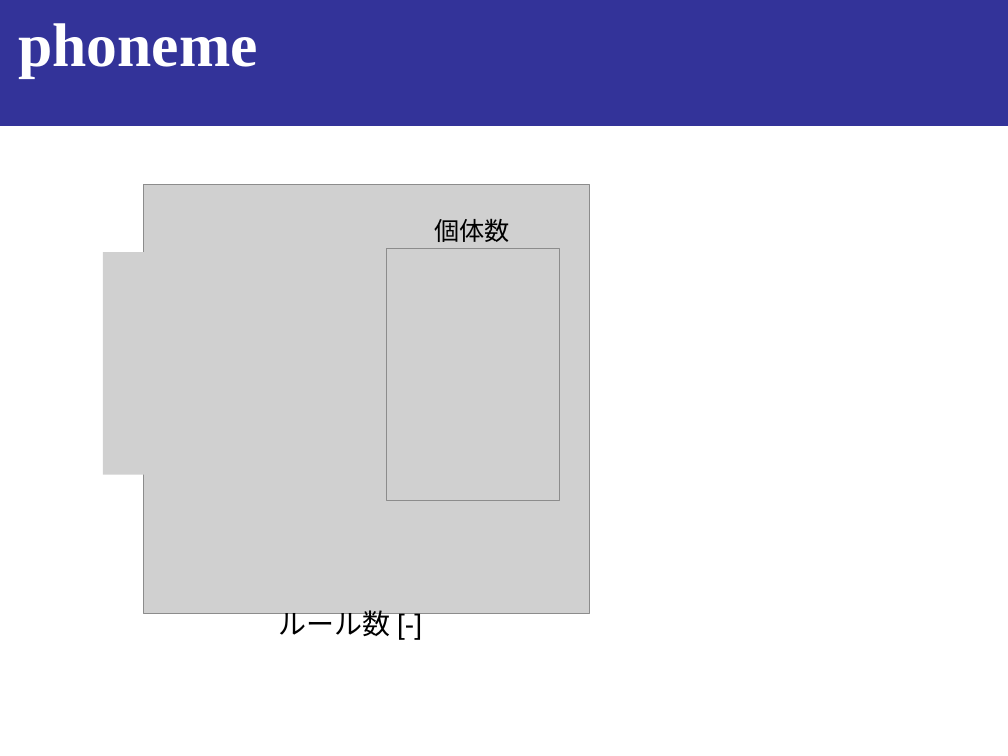
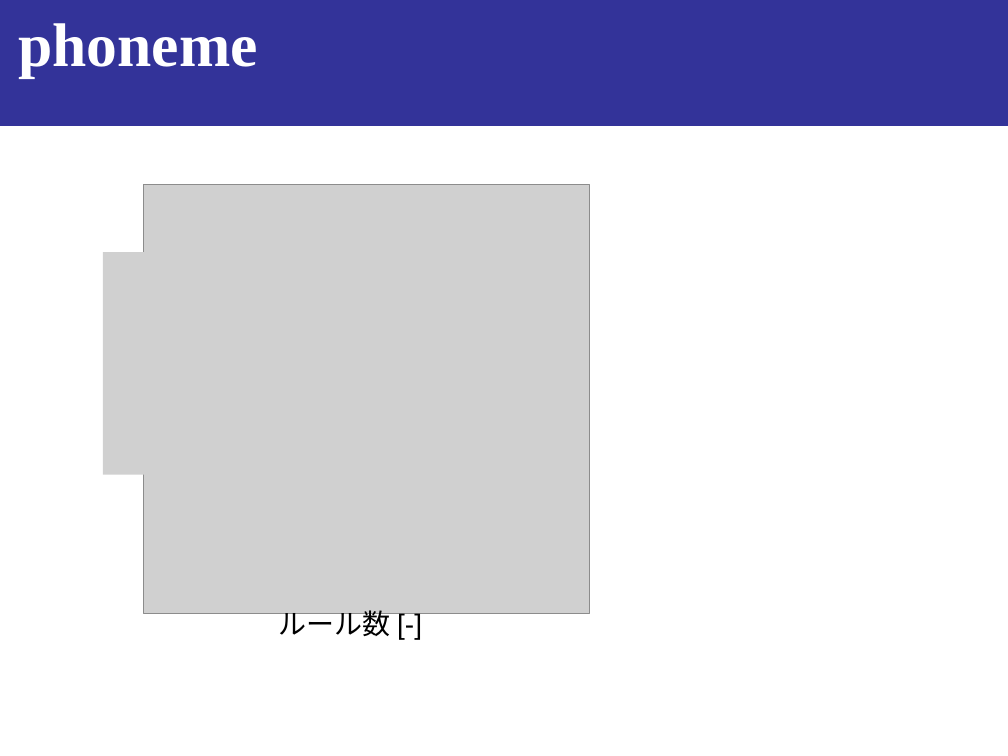
Before and after one commit to onikUone/Junior_slides, a slide deck: slide 19 of Junior_下書き.pptx. Drawn at 1008x756 pixels with LibreOffice and Linux fonts; fonts in the diff are those of the drawing; grey boxes stand for pictures. Boxes give left, top, right and bottom in pixels: in the first picture for what was removed or moved away, otherwise in the second. Text is boxed around its words. In the diff, an @@ line names an element or a change of style, - is before the commit and + after.

```diff
--- a/Junior_下書き.pptx
+++ b/Junior_下書き.pptx
@@ text removed at <box>435,218,511,242</box> @@
-個体数
@@ picture removed at <box>386,248,559,500</box> @@
```
Also in this commit, not shown: 3 other slides changed, 3 slides added, 7 other files.
